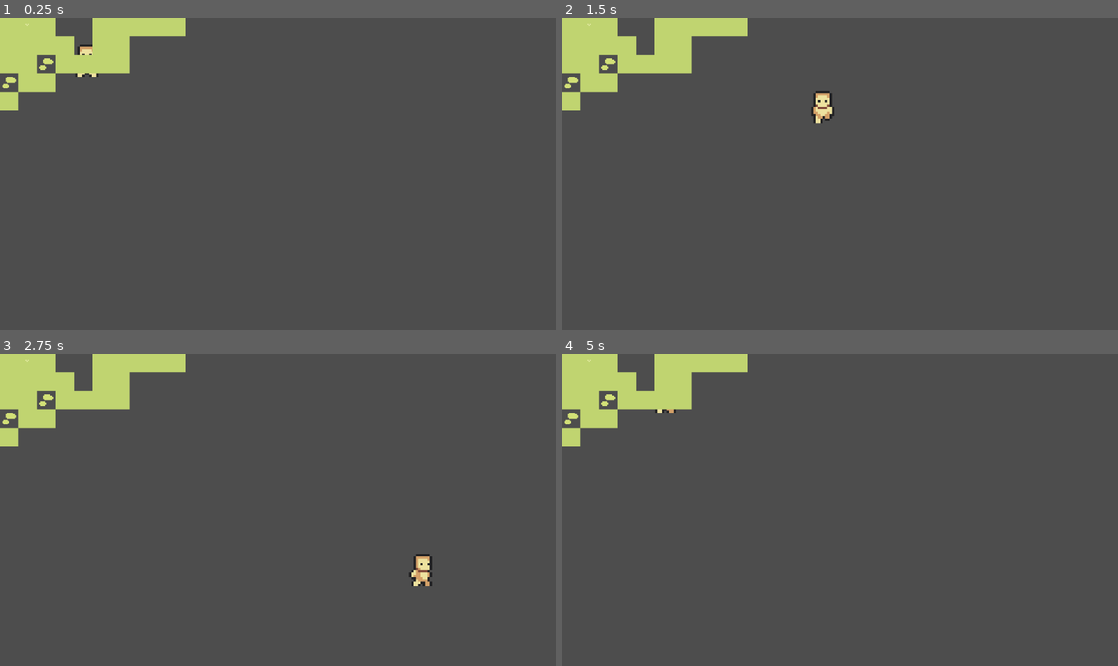
Above: before the commit, frames 1-4 (two rows, left to right).
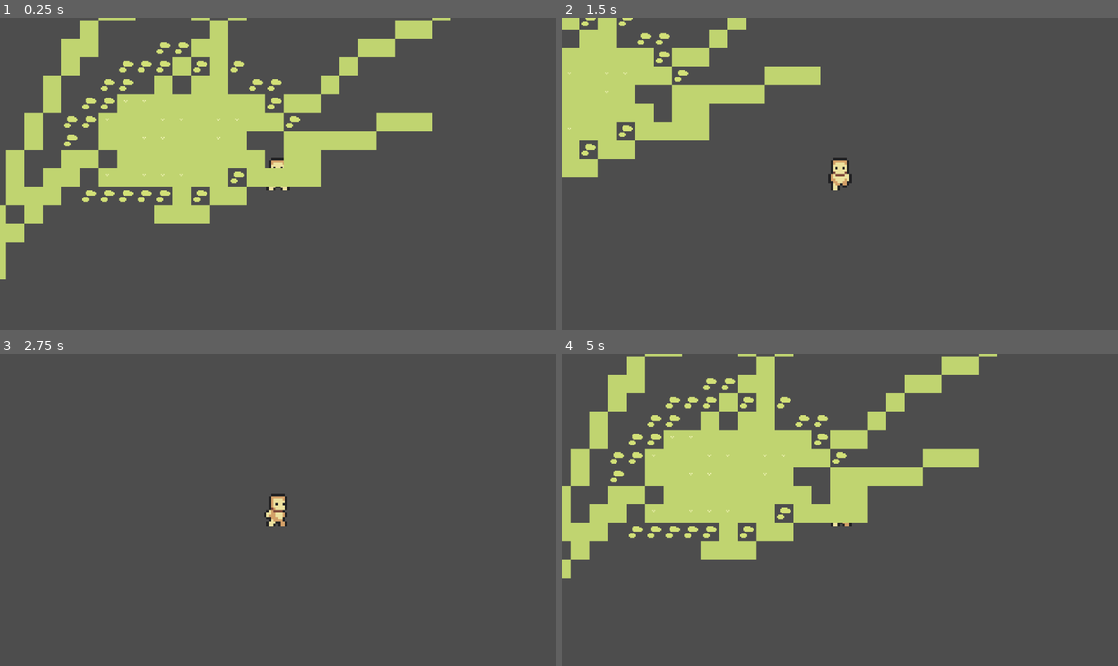
Above: after the commit, the same moments.

Repository: senhas-rgb/gmtk-2025
Game: Godot game, scene res://Levels/game_level.tscn
The game is run twice, just before and just after one commit, with the same random seed, the same clock (stepped at 60 frames per second) and the same inputs.
Inputs:
- Up to frame 1 (0.25 s): no input
- Up to frame 2 (1.5 s): tap Enter at 0.5 s; hold D (right) 0.53-1.28 s; hold S (down) from 1.28 s (still down)
- Up to frame 3 (2.75 s): release S (down) at 2.03 s; hold D (right) from 2.03 s (still down)
- Up to frame 4 (5 s): release D (right) at 2.78 s; hold W (up) 2.78-3.53 s; hold A (left) from 3.53 s (still down)

The runs differ from the first frame. In frame 1, 24% of the frame differs, in the area x 0-81%, y 0-84%; in frame 2, 9.4%; in frame 3, 5.4%; in frame 4, 23%.

Commit message:
camera follow

Diff:
--- a/timelooped/Levels/game_level.tscn
+++ b/timelooped/Levels/game_level.tscn
@@ -86,6 +86,9 @@
 [node name="Player" parent="." instance=ExtResource("1_up8ek")]
 position = Vector2(75, 37)
 
+[node name="RemoteTransform2D" type="RemoteTransform2D" parent="Player"]
+remote_path = NodePath("../../Camera2D")
+
 [node name="AudioStreamPlayer" type="AudioStreamPlayer" parent="."]
 stream = ExtResource("2_wlvk4")
 autoplay = true
@@ -95,3 +98,6 @@
 tile_set = SubResource("TileSet_ekbqq")
 format = 2
 layer_0/tile_data = PackedInt32Array(-65540, 131072, 6, -65539, 131072, 6, -65538, 65536, 1, -65537, 65536, 1, -131072, …(2557 unchanged characters)…
+
+[node name="Camera2D" type="Camera2D" parent="."]
+position = Vector2(75, 37)
--- a/timelooped/project.godot
+++ b/timelooped/project.godot
@@ -48,3 +48,4 @@
 [rendering]
 
 textures/canvas_textures/default_texture_filter=0
+textures/vram_compression/import_etc2_astc=true
Not shown, added: timelooped/export_presets.cfg
